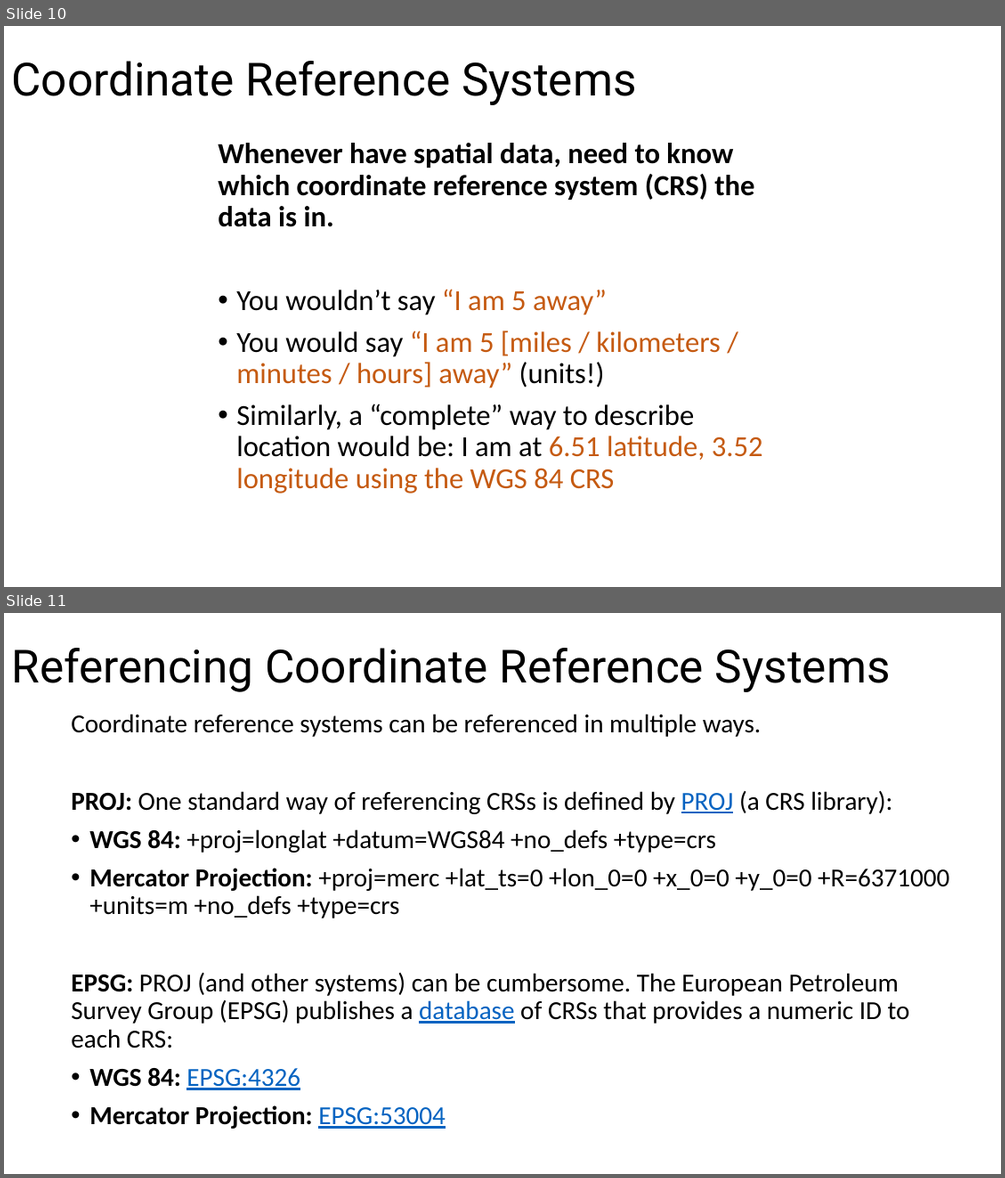
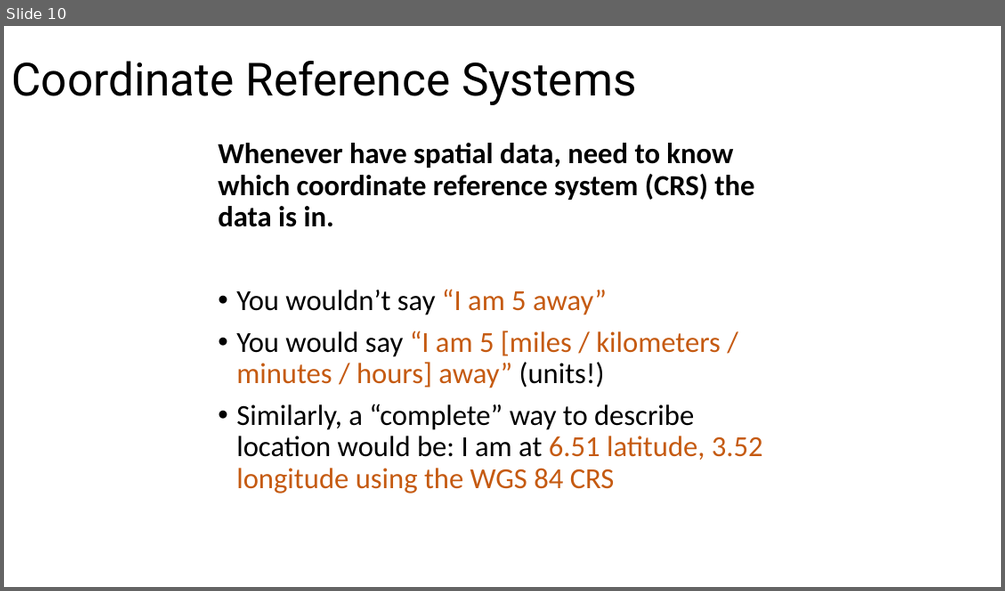
Before and after one commit to worldbank/dec-python-course, a slide deck: 1-foundations/5-geospatial-analysis/Introduction to GIS.pptx. Shown one above the other, each under a label of ours: slides 10 and 11 before the commit, slide 10 after it. The pictures are 1005x1178 and 1005x591 pixels, drawn with LibreOffice and Linux fonts; fonts in the diff are those of the drawing. Boxes give left, top, right and bottom in pixels: in the first picture for what was removed or moved away, otherwise in the second. Text is boxed around its words. In the diff, an @@ line names an element or a change of style, - is before the commit and + after.

```diff
--- a/1-foundations/5-geospatial-analysis/Introduction to GIS.pptx
+++ b/1-foundations/5-geospatial-analysis/Introduction to GIS.pptx
@@ slide 11 removed at (4, 613, 1001, 1174), background #FFFFFF @@
@@ title removed at (11, 648, 890, 692) @@
-Referencing Coordinate Reference Systems
@@ text removed at (71, 714, 949, 1128) @@
-Coordinate reference systems can be referenced in multiple ways.
-PROJ: One standard way of referencing CRSs is defined by PROJ (a CRS library):
-• WGS 84: +proj=longlat +datum=WGS84 +no_defs +type=crs
-• Mercator Projection: +proj=merc +lat_ts=0 +lon_0=0 +x_0=0 +y_0=0 +R=6371000 +units=m +no_defs +type=crs
-EPSG: PROJ (and other systems) can be cumbersome. The European Petroleum Survey Group (EPSG) publishes a database of CRSs that provides a numeric ID to each CRS:
-• WGS 84: EPSG:4326
-• Mercator Projection: EPSG:53004
```
Also in this commit, not shown: 1 other file.
